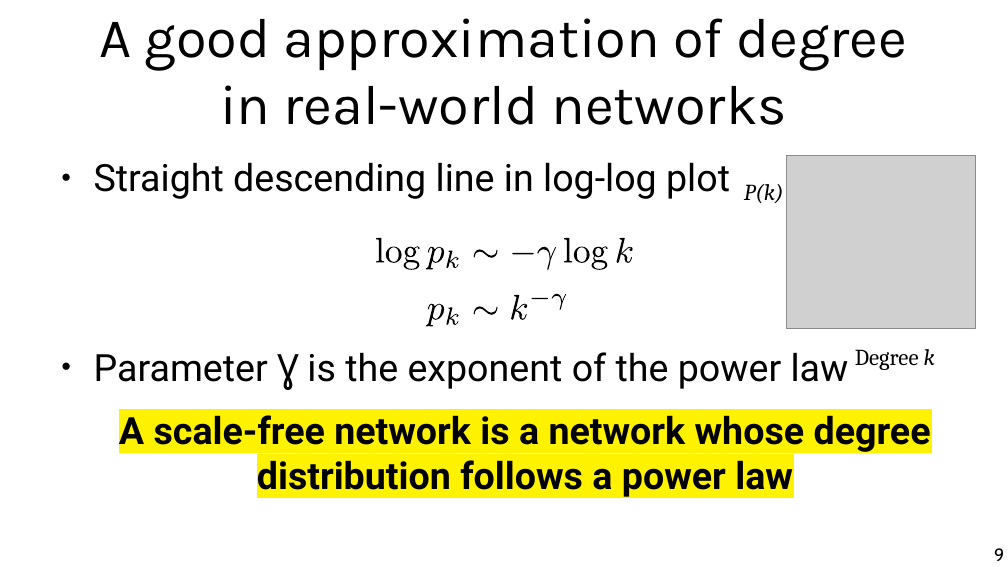
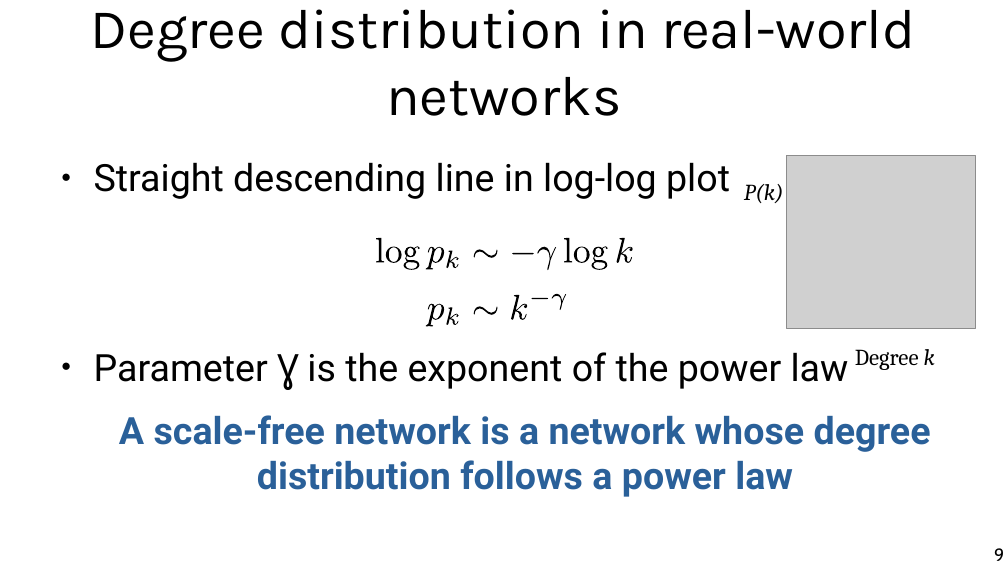
Before and after one commit to chatox/networks-science-course, a slide deck: slide 9 of theory/odp/tt13-scale_free_networks.odp. Drawn at 1008x567 pixels with LibreOffice and Linux fonts; fonts in the diff are those of the drawing; grey boxes stand for pictures. Boxes give left, top, right and bottom in pixels: in the first picture for what was removed or moved away, otherwise in the second. Text is boxed around its words. In the diff, an @@ line names an element or a change of style, - is before the commit and + after.

```diff
--- a/theory/odp/tt13-scale_free_networks.odp
+++ b/theory/odp/tt13-scale_free_networks.odp
@@ title at bbox=[91, 9, 916, 116]: text changed @@
-A good approximation of degree
-in real-world networks
+Degree distribution in real-world networks
@@ text at bbox=[119, 415, 931, 497]: text colour #000000 to #2A6099, highlight #FFF200 to none in "A scale-free network is a network whose ..." @@
```
Also in this commit, not shown: 8 other slides changed, 7 other files.
